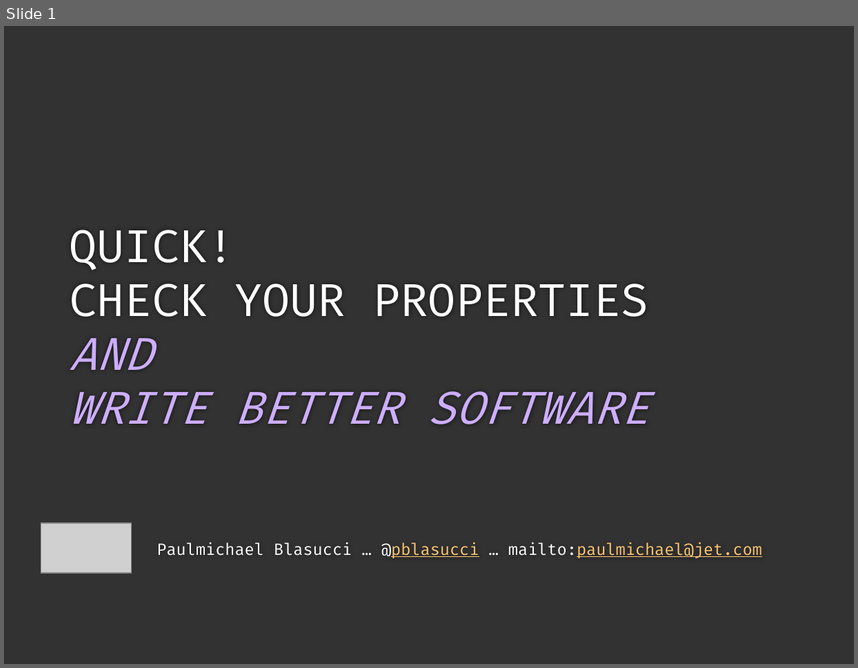
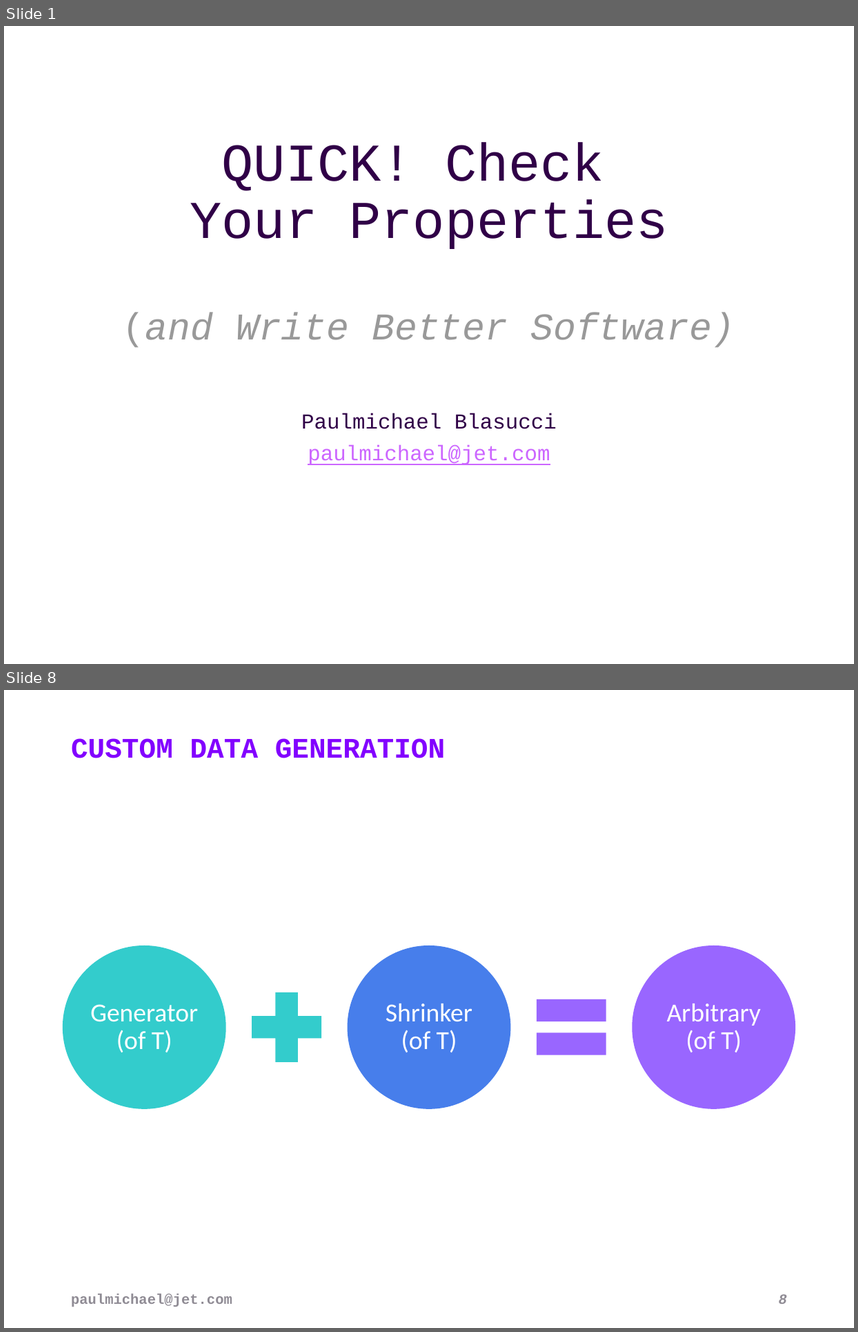
Before and after one commit to pblasucci/quickpbt, a slide deck: quickpbt.pptx. Shown one above the other, each under a label of ours: slide 1 before the commit, slides 1 and 8 after it; the slides between them are not shown. The pictures are 858x668 and 858x1332 pixels, drawn with LibreOffice and Linux fonts; fonts in the diff are those of the drawing; grey boxes stand for pictures; background and template pictures are left out. Boxes give left, top, right and bottom in pixels: in the first picture for what was removed or moved away, otherwise in the second. Text is boxed around its words. In the diff, an @@ line names an element or a change of style, - is before the commit and + after.

```diff
--- a/quickpbt.pptx
+++ b/quickpbt.pptx
@@ slide 8 added at <box>4,690,854,1328</box>, background #FFFFFF @@
@@ title added at <box>71,738,445,758</box>, 24 pt, text #8200FF, bold @@
+CUSTOM DATA GENERATION
@@ group added at <box>63,945,795,1108</box>: 3 ellipses, 3 texts, 1 plus sign, 1 math equal @@
+Generator (of T)
+Shrinker (of T)
+Arbitrary (of T)
@@ text added at <box>71,1293,232,1306</box>, 12 pt, text #8F8C95, bold @@
+paulmichael@jet.com
@@ page number added at <box>779,1294,787,1303</box>, 12 pt, text #8F8C95, bold, italic @@
+8
@@ slide 1 changed as well @@
@@ background #323232 to #FFFFFF @@
@@ title at <box>123,142,735,347</box>: text changed; size 38 to 45 pt; font Fira Code to Courier New; text colour #CDAEFF to #300047 @@
-QUICK!
-CHECK YOUR PROPERTIES
-AND
-WRITE BETTER SOFTWARE
+QUICK! Check
+Your Properties
+(and Write Better Software)
@@ subtitle "Paulmichael Blasucci" at <box>301,413,557,465</box>: vertical alignment top to middle @@
@@ subtitle at <box>301,413,557,465</box>: text changed; size 13.5 to 18 pt; font Fira Code to Courier New; text colour #FFFFFF to #300047 @@
-Paulmichael Blasucci … @pblasucci … mailto:paulmichael@jet.com
+Paulmichael Blasucci
+paulmichael@jet.com
@@ picture removed at <box>41,522,131,572</box> @@
```
Also in this commit, not shown: 2 other slides changed, 19 other slides added, 21 other files.
